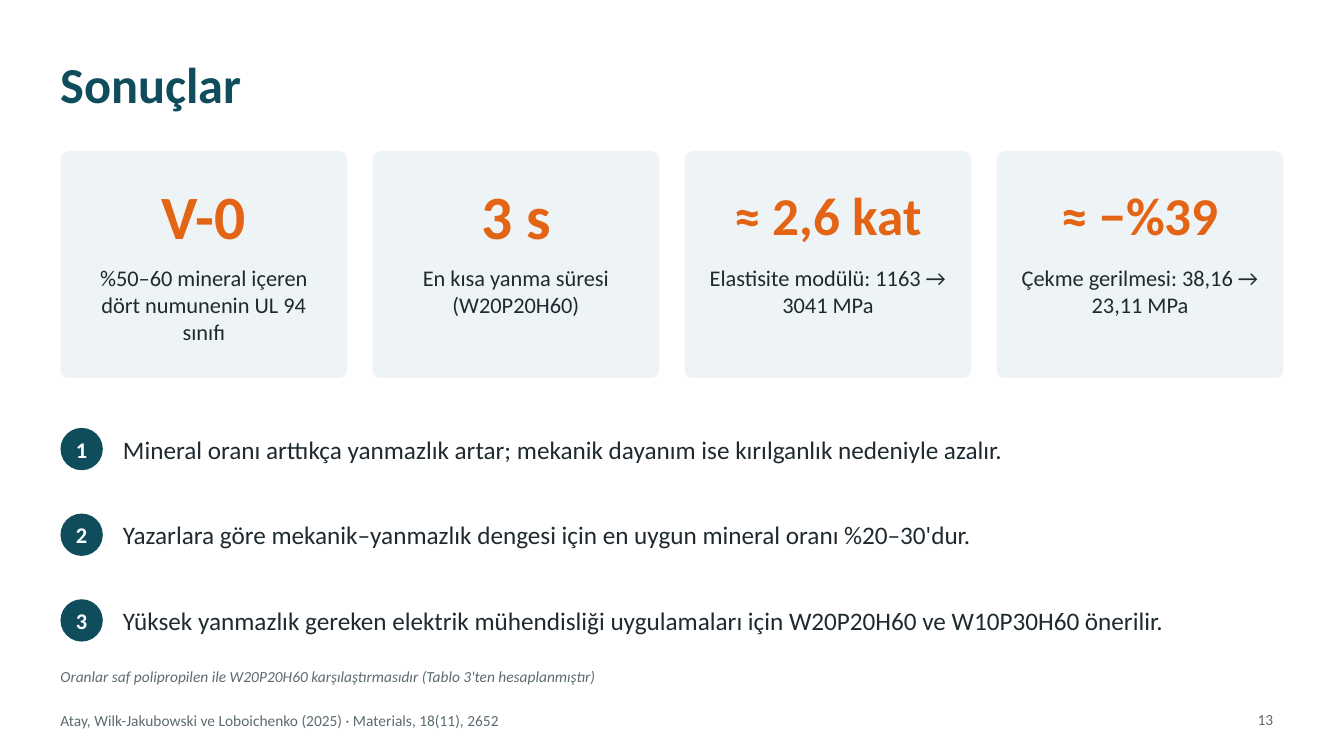
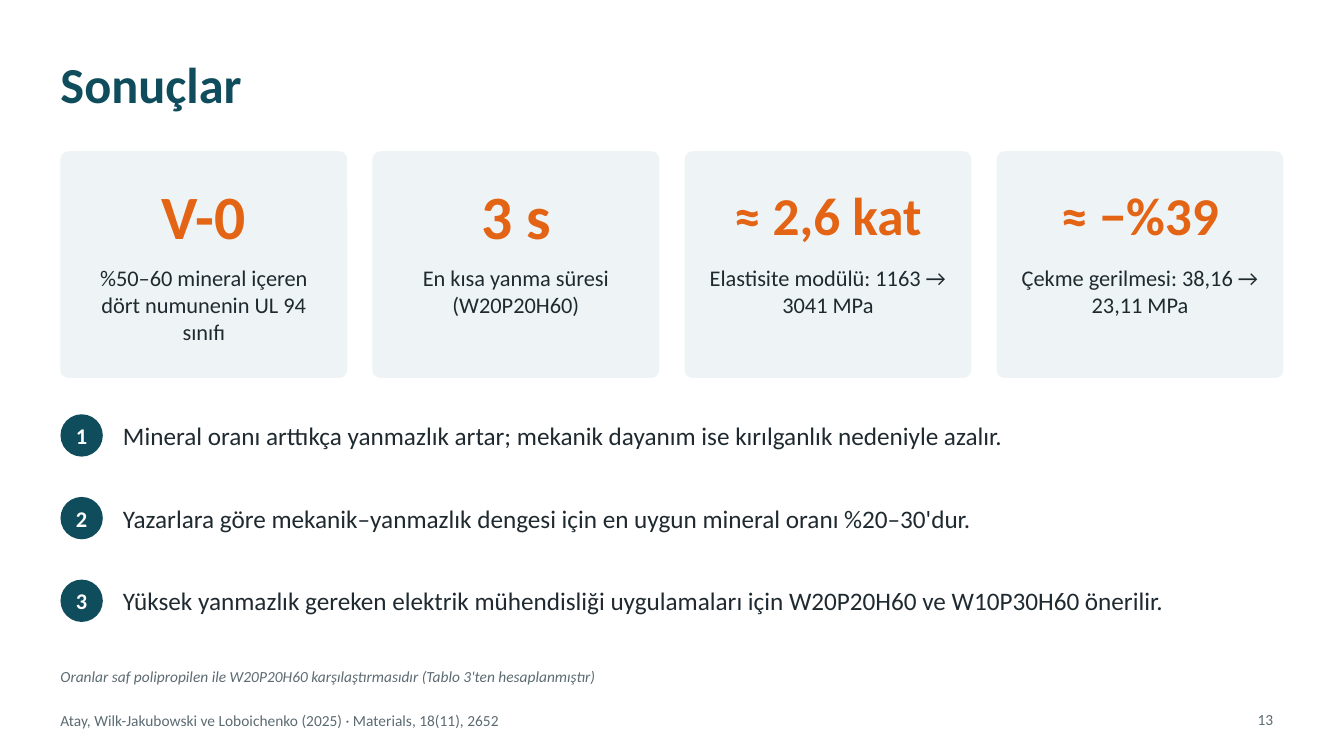
Before and after one commit to dteimerl-hue/varolus-denklemi, a slide deck: slide 13 of sunumlar/IsimSoyisim_Numara_DersAdi_HuntitHidromanyezit.pptx. Drawn at 1344x756 pixels with LibreOffice and Linux fonts; fonts in the diff are those of the drawing. Boxes give left, top, right and bottom in pixels: in the first picture for what was removed or moved away, otherwise in the second. Text is boxed around its words. In the diff, an @@ line names an element or a change of style, - is before the commit and + after.

```diff
--- a/sunumlar/IsimSoyisim_Numara_DersAdi_HuntitHidromanyezit.pptx
+++ b/sunumlar/IsimSoyisim_Numara_DersAdi_HuntitHidromanyezit.pptx
@@ text "Mineral oranı arttıkça yanmazlık artar; ...": place and size @@
-text "Mineral oranı arttıkça yanmazlık artar; ..." at <box>123,441,1002,464</box>
+text "Mineral oranı arttıkça yanmazlık artar; ..." at <box>123,427,1002,450</box>
@@ 3 texts, 2 ellipses: place and size @@
-3 texts, 2 ellipses at <box>60,429,970,556</box>
+3 texts, 2 ellipses at <box>60,414,970,539</box>
@@ 2 texts, 1 ellipse: place and size @@
-2 texts, 1 ellipse at <box>60,600,1163,642</box>
+2 texts, 1 ellipse at <box>60,580,1163,622</box>
```
Also in this commit, not shown: 13 other files.
